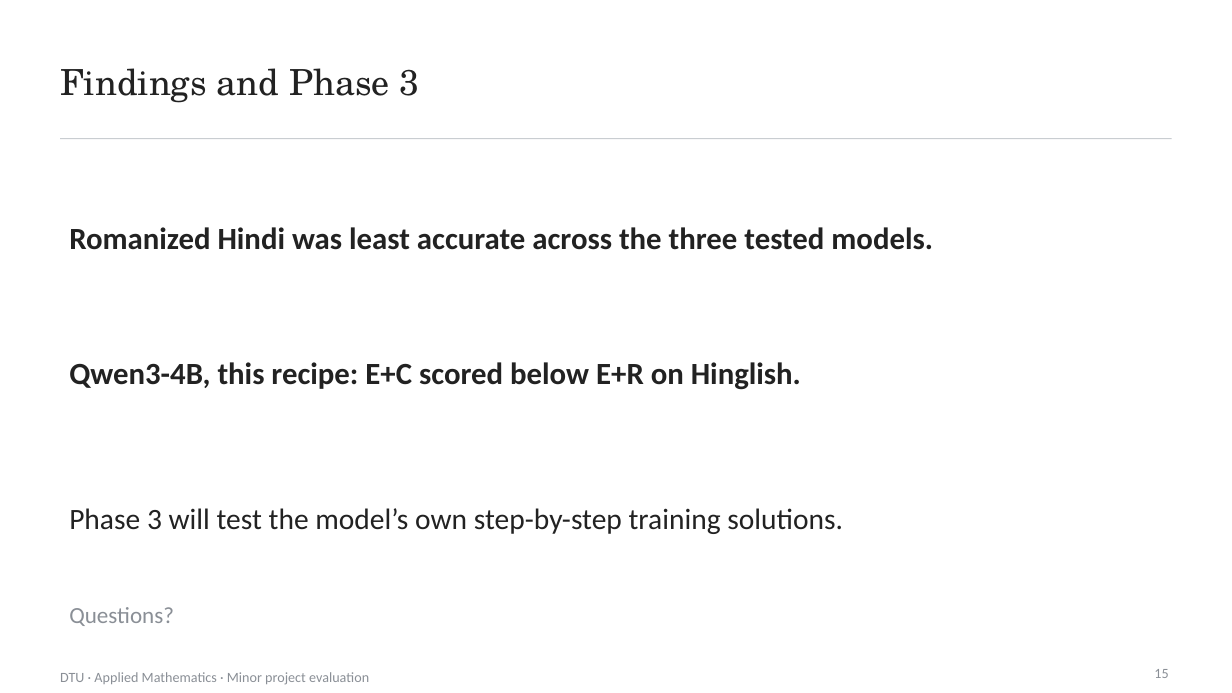
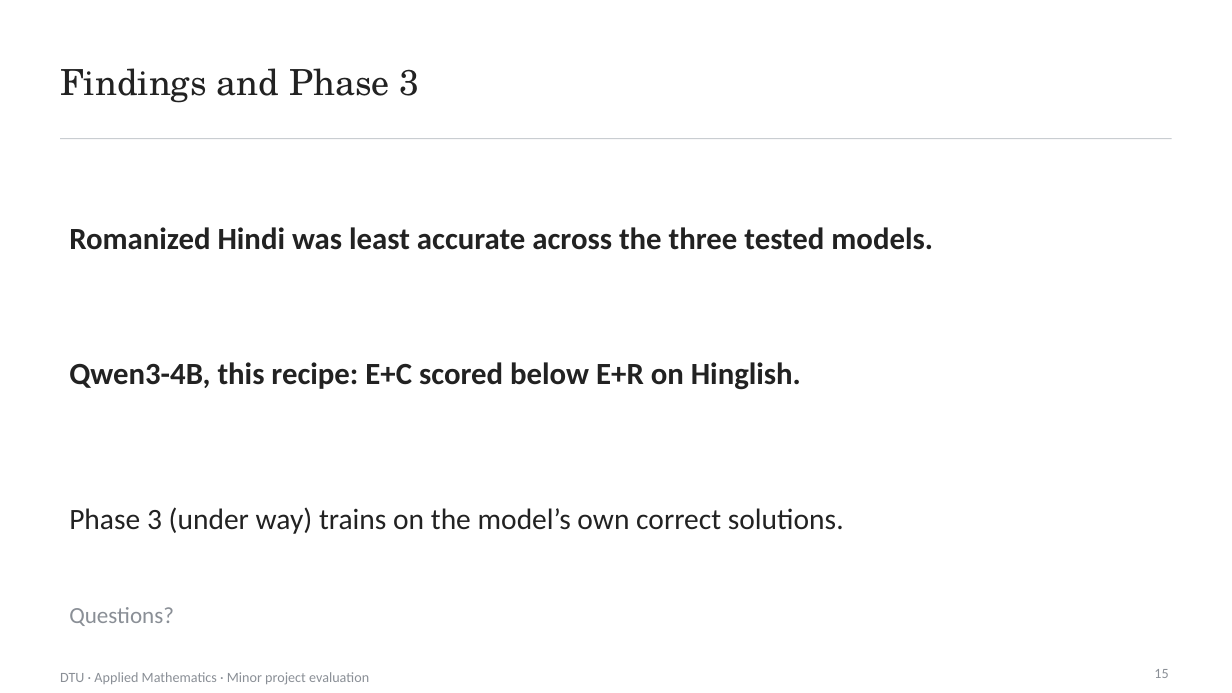
Before and after one commit to Divyansh1128/Hinglish, a slide deck: slide 15 of docs/minor_project/deck/minor_evaluation_v2.pptx. Drawn at 1232x693 pixels with LibreOffice and Linux fonts; fonts in the diff are those of the drawing. Boxes give left, top, right and bottom in pixels: in the first picture for what was removed or moved away, otherwise in the second. Text is boxed around its words. In the diff, an @@ line names an element or a change of style, - is before the commit and + after.

Commit message:
Minor submission: report retitled Minor Project Report with Phase-3 (in progress) section and updated timeline; deck status slides; study guide PDF with theory and 88-question viva bank

```diff
--- a/docs/minor_project/deck/minor_evaluation_v2.pptx
+++ b/docs/minor_project/deck/minor_evaluation_v2.pptx
@@ text at box(69, 507, 844, 534): text changed @@
-Phase 3 will test the model’s own step-by-step training solutions.
+Phase 3 (under way) trains on the model’s own correct solutions.
```
Also in this commit, not shown: 1 other slide changed, 7 other files.
